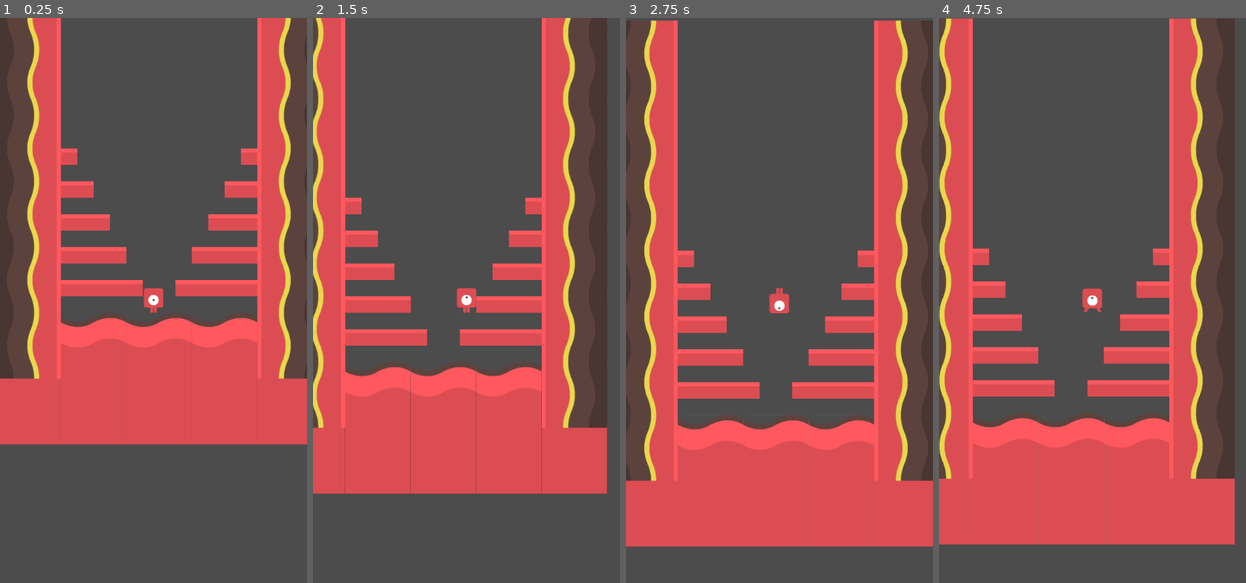
Above: before the commit, frames 1-4 (left to right).
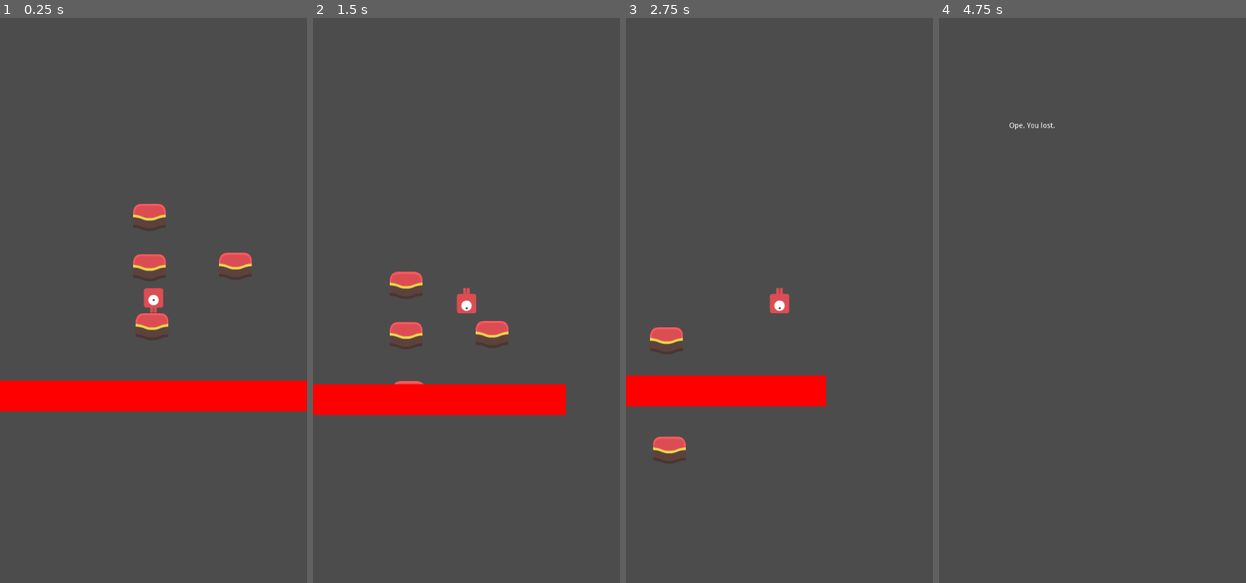
Above: after the commit, the same moments.

Repository: Cecilist/midterm-JDCecil
Game: Godot game, scene res://src/Level.tscn
Two runs of this game, one before a commit and one after it. Both use one fixed random seed, a clock stepped at 60 frames per second and the inputs below.
Inputs:
- Up to frame 1 (0.25 s): no input
- Up to frame 2 (1.5 s): hold Right (move_right) from 0.53 s (still down); tap Space (jump) at 0.6, 0.77, 1.07, 1.35 s
- Up to frame 3 (2.75 s): tap Space (jump) at 1.52, 1.82, 2.1 s; release Right (move_right) at 2.03 s; hold Left (move_left) from 2.03 s (still down)
- Up to frame 4 (4.75 s): release Left (move_left) at 2.78 s; hold Right (move_right) 2.78-4.28 s; tap Space (jump) at 2.85, 3.02, 3.32, 3.6, 3.77, 4.07, 4.35, 4.52 s; hold Left (move_left) from 4.28 s (still down)

The runs differ from the first frame. In frame 1, 39% of the frame differs, in the area x 0-100%, y 0-76%; in frame 2, 41%; in frame 3, 43%, in the area x 0-100%, y 0-94%; in frame 4, 43%.

Commit message:
Added platforms that can be jumped through. Added a placeholder game over screen. Added a box of death that moves up and triggers game over screen. Remade test level

Diff:
--- /dev/null
+++ b/src/GameOver.tscn
@@ -0,0 +1,13 @@
+[gd_scene format=2]
+
+[node name="GameOver" type="Node2D"]
+
+[node name="Label" type="Label" parent="."]
+margin_left = 137.198
+margin_top = 203.125
+margin_right = 581.198
+margin_bottom = 500.125
+text = "Ope, You lost."
+__meta__ = {
+"_edit_use_anchors_": false
+}
--- /dev/null
+++ b/src/Lava.gd
@@ -0,0 +1,8 @@
+extends Area2D
+
+var direction := Vector2.ZERO
+
+onready var _tween = get_node("Tween")
+
+func _physics_process(delta):
+	move_local_y(-100*delta)
--- a/src/Level.gd
+++ b/src/Level.gd
@@ -9,3 +9,11 @@
 		_player = load("res://src/Player.tscn").instance()
 		_player.position = $SpawnPoint.position
 		add_child(_player)
+
+
+func _on_Lava_body_entered(body):
+	if body == _player:
+		_game_Over()
+
+func _game_Over():
+	var _ignored := get_tree().change_scene("res://src/GameOver.tscn")
--- a/src/Level.tscn
+++ b/src/Level.tscn
@@ -1,7 +1,9 @@
-[gd_scene load_steps=10 format=2]
+[gd_scene load_steps=12 format=2]
 
 [ext_resource path="res://assets/tilesheet_complete_2X.png" type="Texture" id=1]
 [ext_resource path="res://src/Level.gd" type="Script" id=2]
+[ext_resource path="res://assets/tileBrown_08.png" type="Texture" id=3]
+[ext_resource path="res://src/Lava.gd" type="Script" id=4]
 
 [sub_resource type="ConvexPolygonShape2D" id=1]
 points = PoolVector2Array( 128, 128, 0, 128, 0, 0, 128, 0 )
@@ -101,31 +103,11 @@
 } ]
 3/z_index = 0
 
-[sub_resource type="ConvexPolygonShape2D" id=6]
-points = PoolVector2Array( 32, 32, 0, 32, 0, 0, 32, 0 )
+[sub_resource type="RectangleShape2D" id=6]
+extents = Vector2( 34.7633, 27.348 )
 
-[sub_resource type="TileSet" id=7]
-0/name = "tilesheet_complete_2X.png 0"
-0/texture = ExtResource( 1 )
-0/tex_offset = Vector2( 0, 0 )
-0/modulate = Color( 1, 1, 1, 1 )
-0/region = Rect2( 768, 0, 32, 32 )
-0/tile_mode = 0
-0/occluder_offset = Vector2( 0, 0 )
-0/navigation_offset = Vector2( 0, 0 )
-0/shape_offset = Vector2( 0, 0 )
-0/shape_transform = Transform2D( 1, 0, 0, 1, 0, 0 )
-0/shape = SubResource( 6 )
-0/shape_one_way = false
-0/shape_one_way_margin = 1.0
-0/shapes = [ {
-"autotile_coord": Vector2( 0, 0 ),
-"one_way": false,
-"one_way_margin": 1.0,
-"shape": SubResource( 6 ),
-"shape_transform": Transform2D( 1, 0, 0, 1, 0, 0 )
-} ]
-0/z_index = 0
+[sub_resource type="RectangleShape2D" id=7]
+extents = Vector2( 299.724, 21.5521 )
 
 [node name="Level" type="Node2D"]
 script = ExtResource( 2 )
@@ -133,14 +115,83 @@
 [node name="TileMap" type="TileMap" parent="."]
 tile_set = SubResource( 4 )
 cell_size = Vector2( 128, 128 )
+cell_custom_transform = Transform2D( 32, 0, 0, 32, 0, 0 )
+collision_mask = 0
 format = 1
-tile_data = PoolIntArray( 131072, -1610612736, 0, 131076, -1073741824, 0, 196608, -1610612736, 0, 196612, -1073741824, 0, 262144, -1610612736, 0, 262148, -1073741824, 0, 327680, -1610612736, 0, 327684, -1073741824, 0, 393216, -1610612736, 0, 393220, -1073741824, 0, 458752, -1610612736, 0, 458756, -1073741824, 0, 524288, -1610612736, 0, 524289, 1, 0, 524290, 1, 0, 524291, 1, 0, 524292, -1073741824, 0, 589824, 2, 0, 589825, 2, 0, 589826, 2, 0, 589827, 2, 0, 589828, 2, 0 )
 
 [node name="SpawnPoint" type="Position2D" parent="."]
-position = Vector2( 309.194, 1003.69 )
+position = Vector2( 302.059, 868.121 )
 
-[node name="Platforms" type="TileMap" parent="."]
-tile_set = SubResource( 7 )
-cell_size = Vector2( 32, 32 )
-format = 1
-tile_data = PoolIntArray( 1441796, 0, 0, 1441807, 0, 0, 1572868, 0, 0, 1572869, 0, 0, 1572878, 0, 0, 1572879, 0, 0, 1703940, 0, 0, 1703941, 0, 0, 1703942, 0, 0, 1703949, 0, 0, 1703950, 0, 0, 1703951, 0, 0, 1835012, 0, 0, 1835013, 0, 0, 1835014, 0, 0, 1835015, 0, 0, 1835020, 0, 0, 1835021, 0, 0, 1835022, 0, 0, 1835023, 0, 0, 1966084, 0, 0, 1966085, 0, 0, 1966086, 0, 0, 1966087, 0, 0, 1966088, 0, 0, 1966091, 0, 0, 1966092, 0, 0, 1966093, 0, 0, 1966094, 0, 0, 1966095, 0, 0 )
+[node name="Platform" type="StaticBody2D" parent="."]
+position = Vector2( 294.362, 719.801 )
+__meta__ = {
+"_edit_group_": true
+}
+
+[node name="Sprite" type="Sprite" parent="Platform"]
+texture = ExtResource( 3 )
+
+[node name="CollisionShape2D" type="CollisionShape2D" parent="Platform"]
+shape = SubResource( 6 )
+one_way_collision = true
+
+[node name="Platform2" type="StaticBody2D" parent="."]
+position = Vector2( 294.327, 817.599 )
+__meta__ = {
+"_edit_group_": true
+}
+
+[node name="Sprite" type="Sprite" parent="Platform2"]
+texture = ExtResource( 3 )
+
+[node name="CollisionShape2D" type="CollisionShape2D" parent="Platform2"]
+shape = SubResource( 6 )
+one_way_collision = true
+
+[node name="Platform3" type="StaticBody2D" parent="."]
+position = Vector2( 462.465, 815.074 )
+__meta__ = {
+"_edit_group_": true
+}
+
+[node name="Sprite" type="Sprite" parent="Platform3"]
+texture = ExtResource( 3 )
+
+[node name="CollisionShape2D" type="CollisionShape2D" parent="Platform3"]
+shape = SubResource( 6 )
+one_way_collision = true
+
+[node name="Platform4" type="StaticBody2D" parent="."]
+position = Vector2( 299.402, 932.728 )
+__meta__ = {
+"_edit_group_": true
+}
+
+[node name="Sprite" type="Sprite" parent="Platform4"]
+texture = ExtResource( 3 )
+
+[node name="CollisionShape2D" type="CollisionShape2D" parent="Platform4"]
+shape = SubResource( 6 )
+one_way_collision = true
+
+[node name="Lava" type="Area2D" parent="."]
+position = Vector2( 302.228, 1082.04 )
+script = ExtResource( 4 )
+__meta__ = {
+"_edit_group_": true
+}
+
+[node name="CollisionShape2D" type="CollisionShape2D" parent="Lava"]
+shape = SubResource( 7 )
+
+[node name="ColorRect" type="ColorRect" parent="Lava"]
+margin_left = -306.0
+margin_top = -20.0
+margin_right = 304.0
+margin_bottom = 40.0
+color = Color( 1, 0, 0, 1 )
+__meta__ = {
+"_edit_use_anchors_": false
+}
+
+[connection signal="body_entered" from="Lava" to="." method="_on_Lava_body_entered"]
--- a/src/Player.tscn
+++ b/src/Player.tscn
@@ -35,7 +35,7 @@
 [node name="Player" type="KinematicBody2D"]
 script = ExtResource( 8 )
 speed = 4
-jump_strength = 275
+jump_strength = 375
 
 [node name="AnimatedSprite" type="AnimatedSprite" parent="."]
 frames = SubResource( 1 )
Binary file added: assets/tileBrown_05.png
Not shown, added: assets/tileBrown_05.png.import
Binary file added: assets/tileBrown_06.png
Not shown, added: assets/tileBrown_06.png.import
Binary file added: assets/tileBrown_07.png
Not shown, added: assets/tileBrown_07.png.import
Binary file added: assets/tileBrown_08.png
Not shown, added: assets/tileBrown_08.png.import
